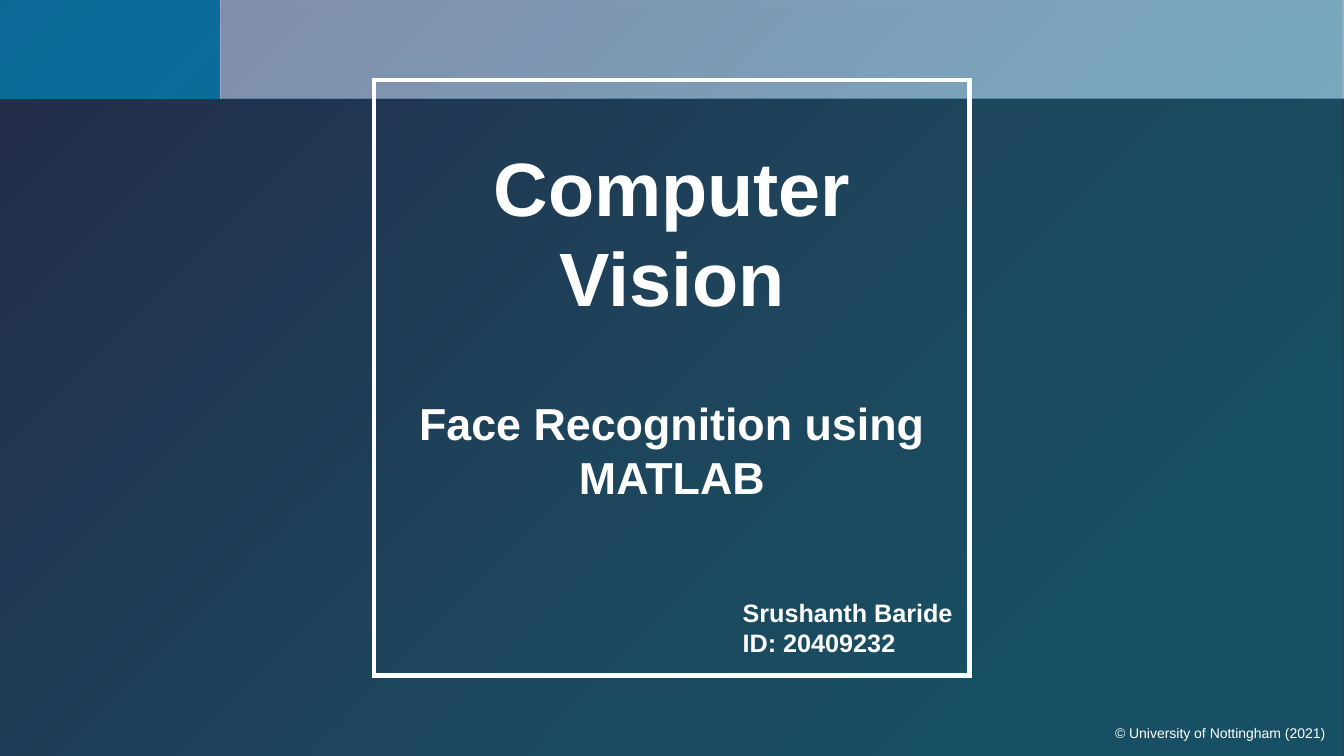
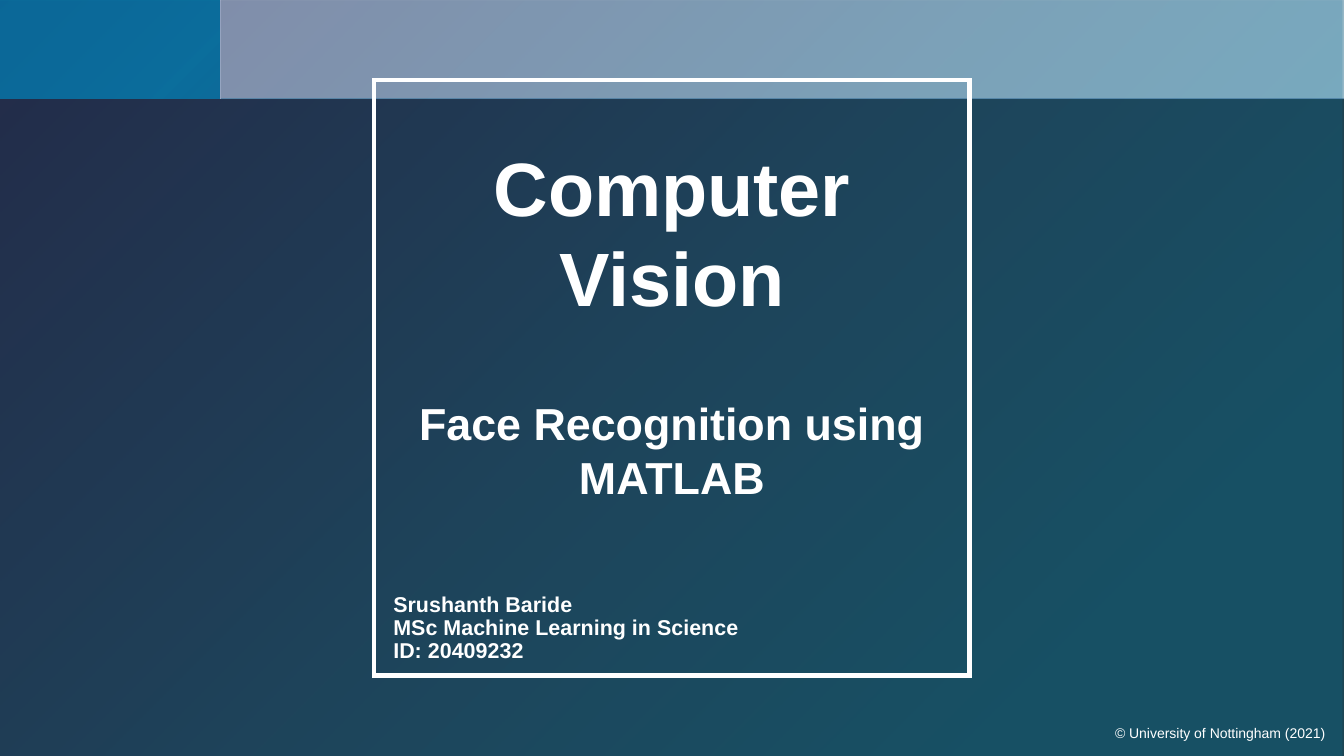
Before and after one commit to Srushanth/UoN-COMP4106-Face-Recognition-using-MATLAB, a slide deck: slide 1 of Presentation/Presentation-Sample.pptx. Drawn at 1344x756 pixels with LibreOffice and Linux fonts; fonts in the diff are those of the drawing; background and template pictures are left out; a plain dark background stands for a picture behind light text. Boxes give left, top, right and bottom in pixels: in the first picture for what was removed or moved away, otherwise in the second. Text is boxed around its words. In the diff, an @@ line names an element or a change of style, - is before the commit and + after.

```diff
--- a/Presentation/Presentation-Sample.pptx
+++ b/Presentation/Presentation-Sample.pptx
@@ text "Srushanth Baride": place and size @@
-text "Srushanth Baride" at [743, 603, 952, 653]
+text "Srushanth Baride" at [393, 596, 738, 659]
@@ text at [393, 596, 572, 659]: size 18 to 15.3 pt in "Srushanth Baride", "ID: 20409232"; line spacing 1 to 0.9 @@
@@ text at [393, 619, 738, 640]: paragraph added @@
+MSc Machine Learning in Science
```
Also in this commit, not shown: 4 other slides changed, 1 slide added, 2 slides removed, 2 other files.
